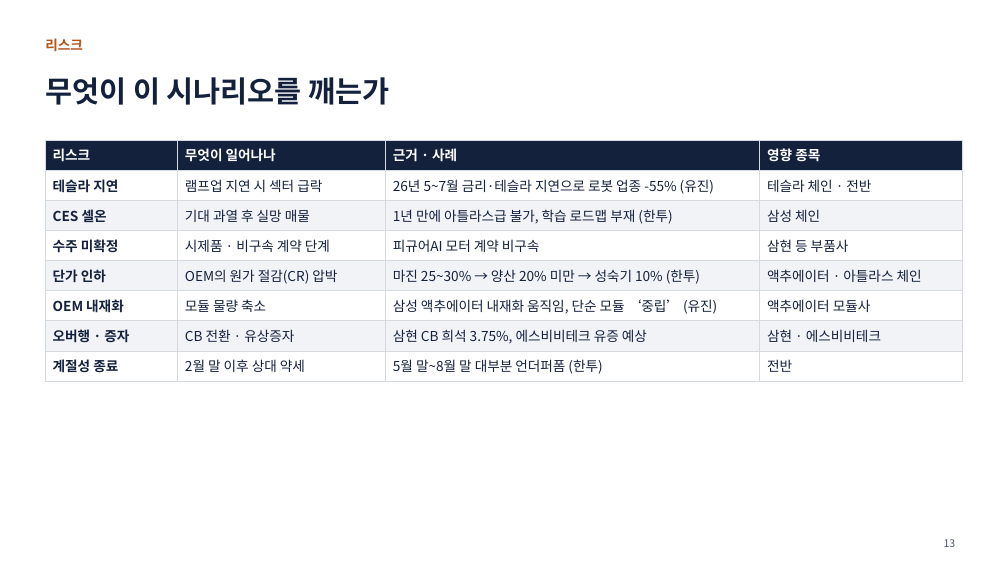
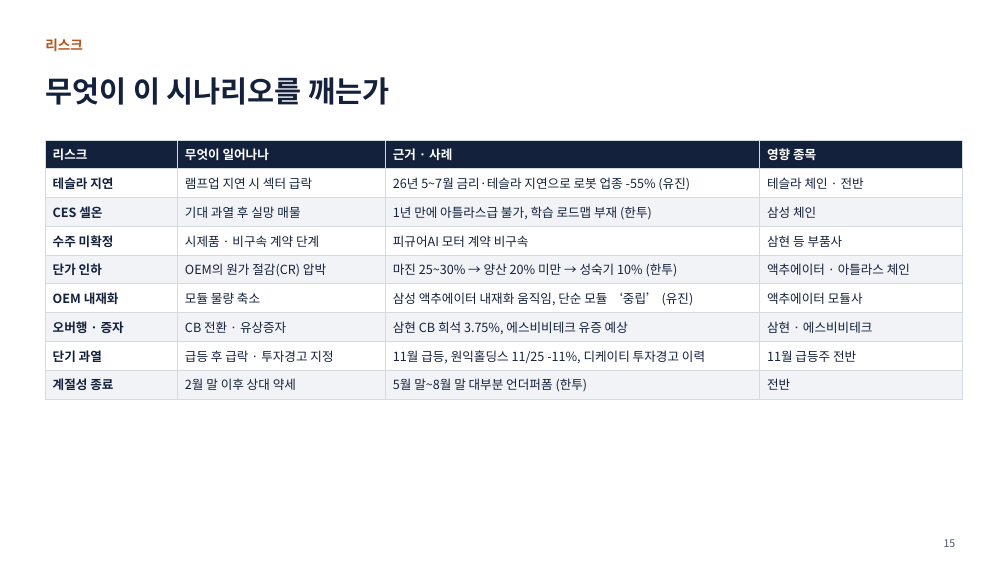
Before and after one commit to fred03094708-ctrl/-, a slide deck: slide 15 of 로봇_섹터_투자전략.pptx (slide 13 before the commit). Drawn at 1008x567 pixels with LibreOffice and Linux fonts; fonts in the diff are those of the drawing. Boxes give left, top, right and bottom in pixels: in the first picture for what was removed or moved away, otherwise in the second. Text is boxed around its words. In the diff, an @@ line names an element or a change of style, - is before the commit and + after.

```diff
--- a/로봇_섹터_투자전략.pptx
+++ b/로봇_섹터_투자전략.pptx
@@ table at (x1=45, y1=140, x2=963, y2=396) @@
+row 8: 단기 과열 | 급등 후 급락 · 투자경고 지정 | 11월 급등, 원익홀딩스 11/25 -11%, 디케이티 투자경고 이력 | 11월 급등주 전반
@@ page number at (x1=944, y1=539, x2=956, y2=547): text changed @@
-13
+15
```
Also in this commit, not shown: 10 other slides changed, 2 slides added.
